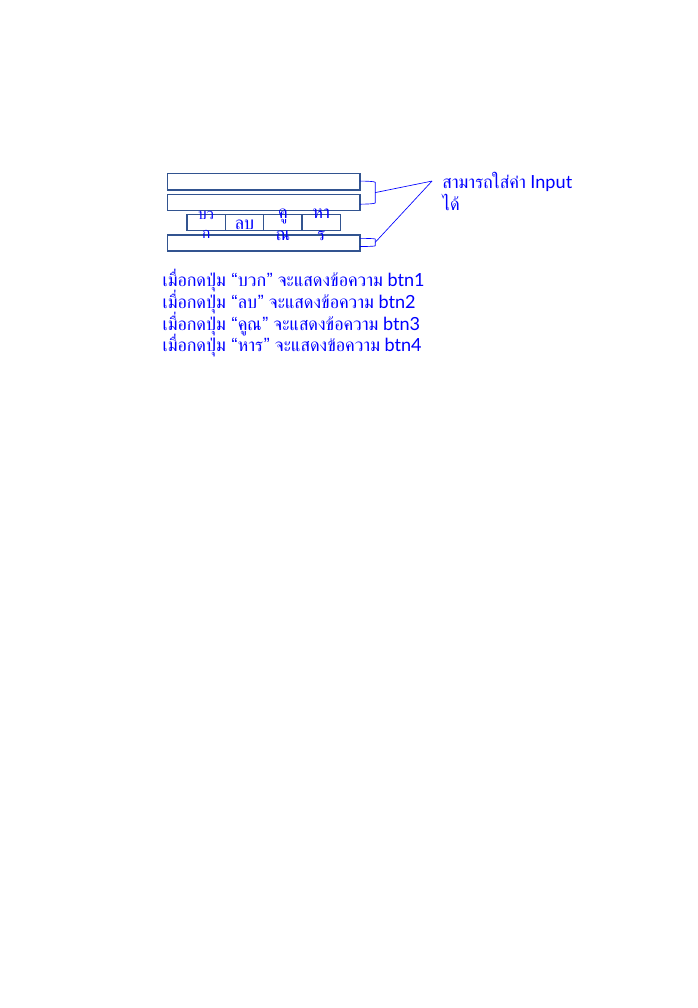
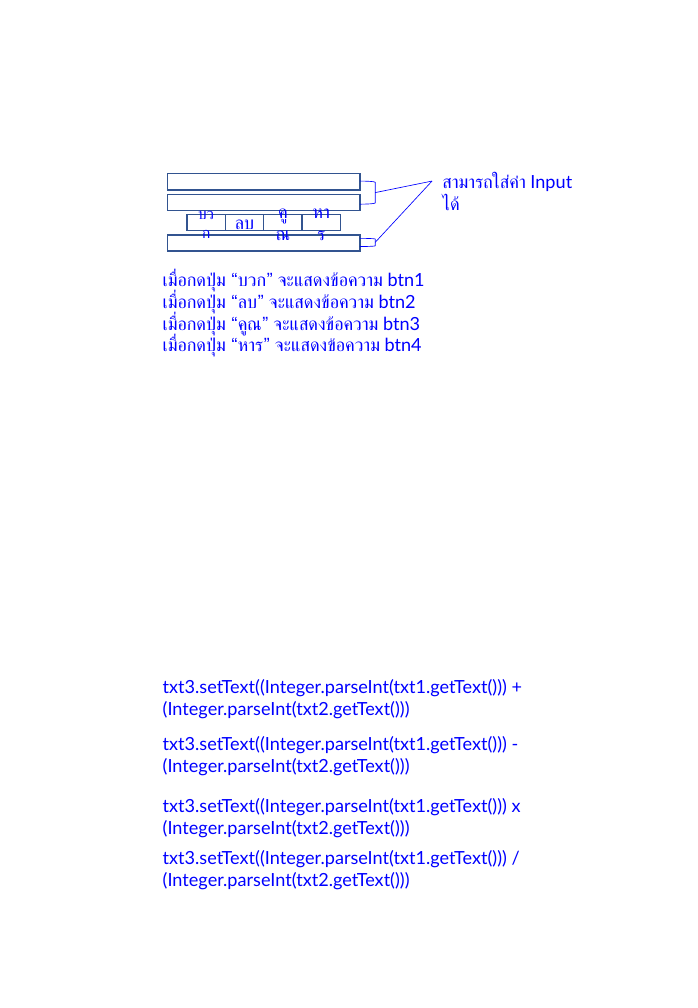
Before and after one commit to ZXzep/OOP, a slide deck: slide 4 of lab08/lab/lab.pptx. Drawn at 698x1008 pixels with LibreOffice and Linux fonts; fonts in the diff are those of the drawing; background and template pictures are left out. Boxes give left, top, right and bottom in pixels: in the first picture for what was removed or moved away, otherwise in the second. Text is boxed around its words. In the diff, an @@ line names an element or a change of style, - is before the commit and + after.

```diff
--- a/lab08/lab/lab.pptx
+++ b/lab08/lab/lab.pptx
@@ text added at [163,679,507,719], 14 pt, text #0000FF @@
+txt3.setText((Integer.parseInt(txt1.getText())) + (Integer.parseInt(txt2.getText()))
@@ text added at [163,736,507,776], 14 pt, text #0000FF @@
+txt3.setText((Integer.parseInt(txt1.getText())) - (Integer.parseInt(txt2.getText()))
@@ text added at [163,798,521,838], 14 pt, text #0000FF @@
+txt3.setText((Integer.parseInt(txt1.getText())) x (Integer.parseInt(txt2.getText()))
@@ text added at [163,850,507,890], 14 pt, text #0000FF @@
+txt3.setText((Integer.parseInt(txt1.getText())) / (Integer.parseInt(txt2.getText()))
```
Also in this commit, not shown: 2 other files.
